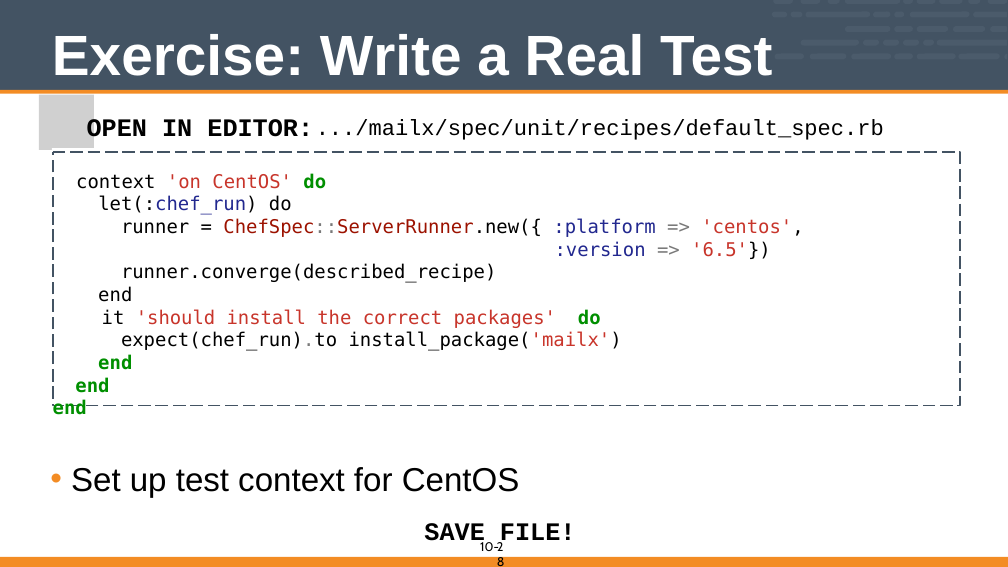
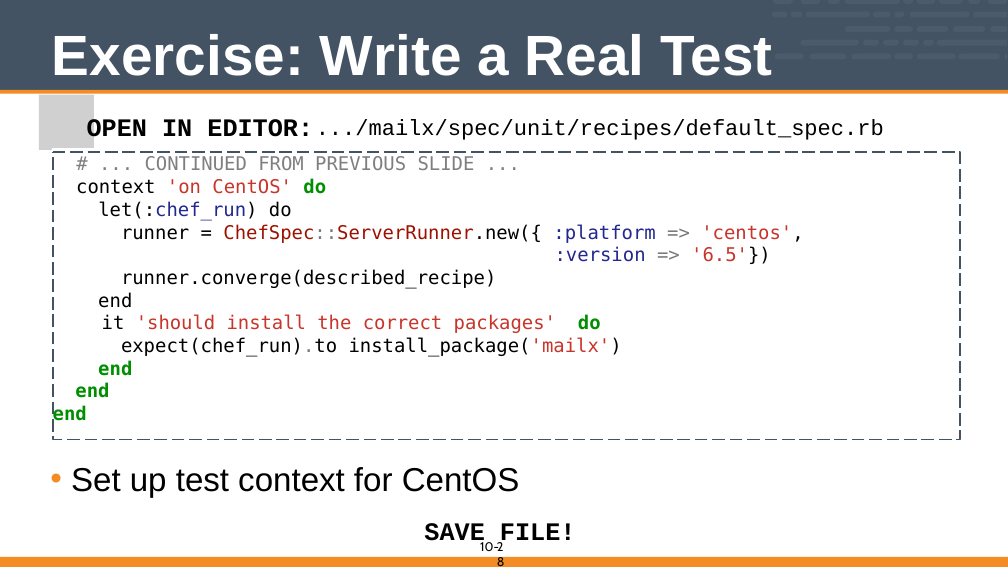
Before and after one commit to vinyar/chef-intermediate, a slide deck: slide 28 of 10-introduction_to_chefspec.pptx. Drawn at 1008x567 pixels with LibreOffice and Linux fonts; fonts in the diff are those of the drawing; grey boxes stand for pictures. Boxes give left, top, right and bottom in pixels: in the first picture for what was removed or moved away, otherwise in the second. Text is boxed around its words. In the diff, an @@ line names an element or a change of style, - is before the commit and + after.

```diff
--- a/10-introduction_to_chefspec.pptx
+++ b/10-introduction_to_chefspec.pptx
@@ freeform shape "# ... CONTINUED FROM PREVIOUS ...": place and size @@
-freeform shape "# ... CONTINUED FROM PREVIOUS ..." at <box>53,152,960,405</box>
+freeform shape "# ... CONTINUED FROM PREVIOUS ..." at <box>53,152,960,439</box>
@@ text in freeform shape at <box>145,156,475,170</box>: paragraph added @@
+# ... CONTINUED FROM PREVIOUS SLIDE ...
```
Also in this commit, not shown: 1 other slide changed.
